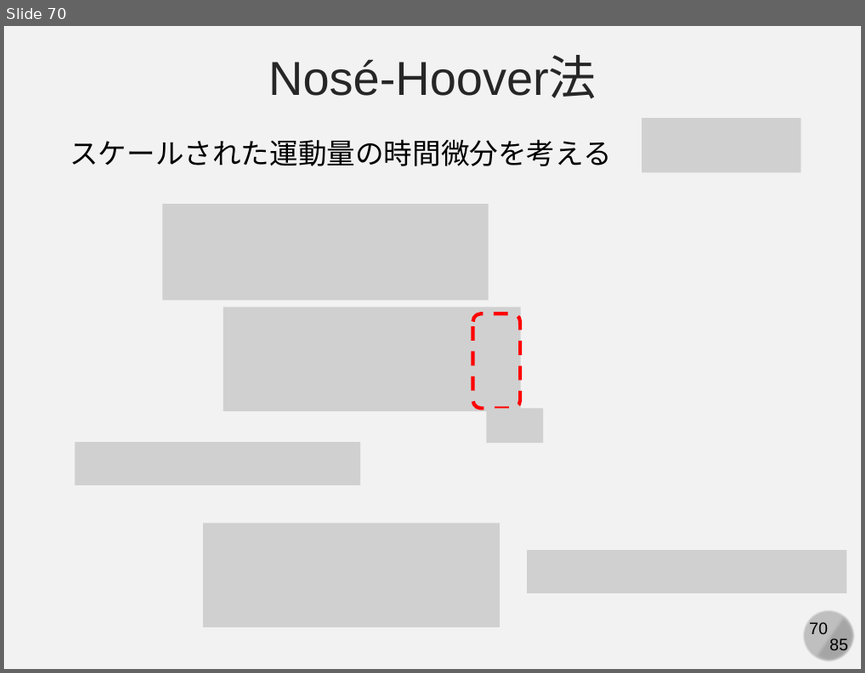
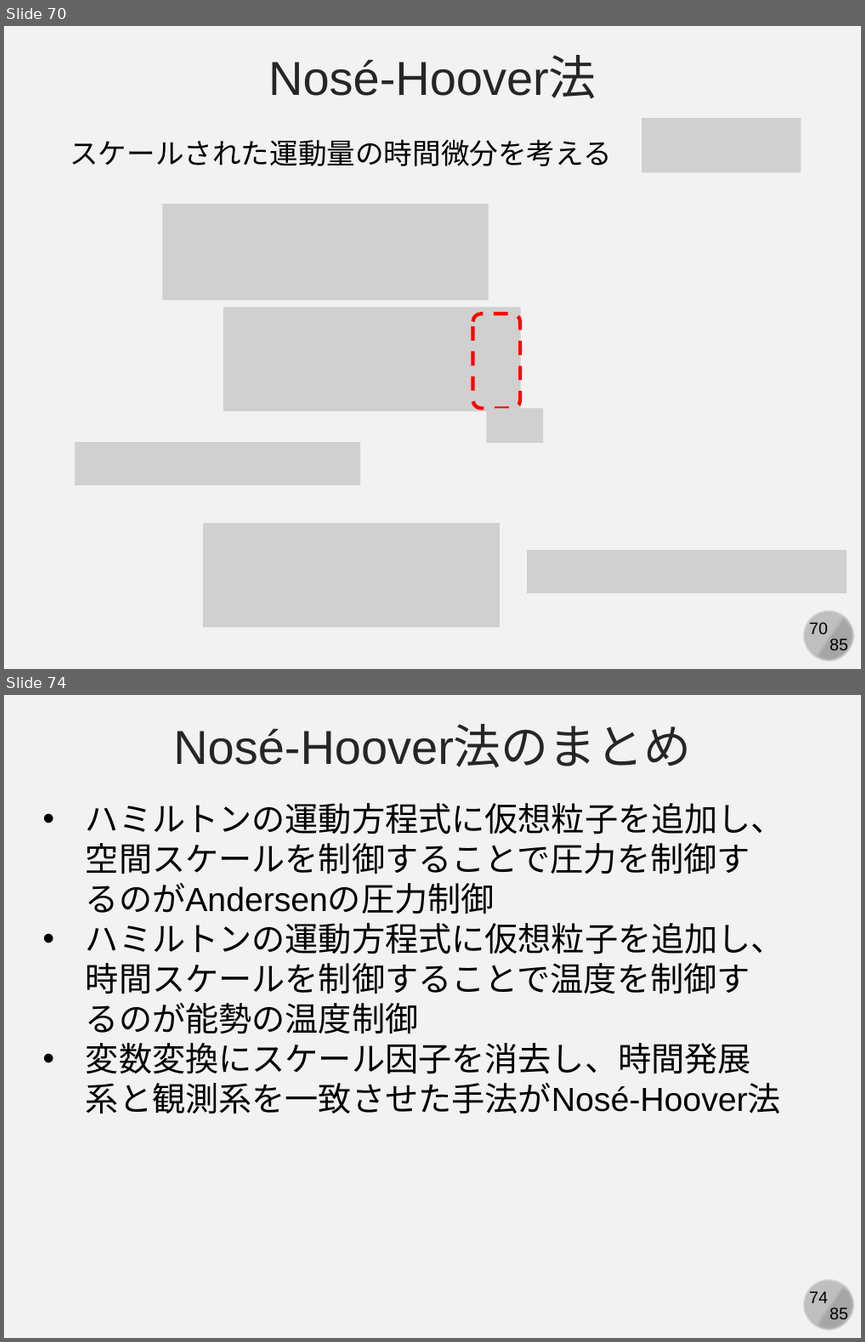
Before and after one commit to kaityo256/simulation_engineering, a slide deck: 06_md_observable/simulation06.pptx. Shown one above the other, each under a label of ours: slide 70 before the commit, slides 70 and 74 after it; the slides between them are not shown. The pictures are 865x673 and 865x1342 pixels, drawn with LibreOffice and Linux fonts; fonts in the diff are those of the drawing; grey boxes stand for pictures. Boxes give left, top, right and bottom in pixels: in the first picture for what was removed or moved away, otherwise in the second. Text is boxed around its words. In the diff, an @@ line names an element or a change of style, - is before the commit and + after.

```diff
--- a/06_md_observable/simulation06.pptx
+++ b/06_md_observable/simulation06.pptx
@@ slide 74 added at <box>4,695,861,1338</box>, background #F2F2F2; not listed: 4 template elements that a slide beside it also shows @@
@@ text added at <box>173,726,691,768</box>, 40 pt, text #262626 @@
+Nosé-Hoover法のまとめ
@@ text added at <box>86,803,784,1113</box>, 28 pt, text #000000 @@
+• ハミルトンの運動方程式に仮想粒子を追加し、空間スケールを制御することで圧力を制御するのがAndersenの圧力制御
+• ハミルトンの運動方程式に仮想粒子を追加し、時間スケールを制御することで温度を制御するのが能勢の温度制御
+• 変数変換にスケール因子を消去し、時間発展系と観測系を一致させた手法がNosé-Hoover法
```
Also in this commit, not shown: 2 slides changed, 8 other slides added.
